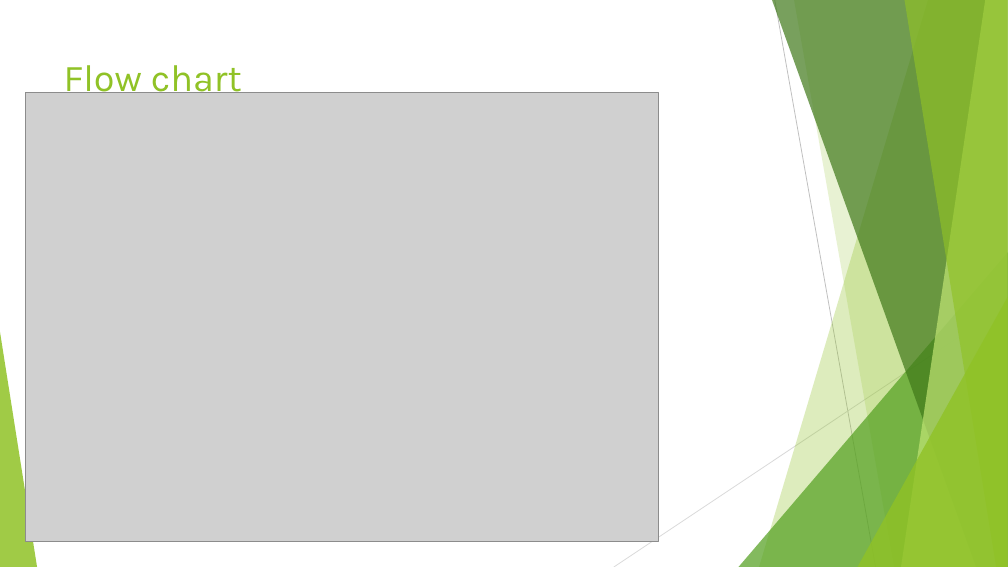
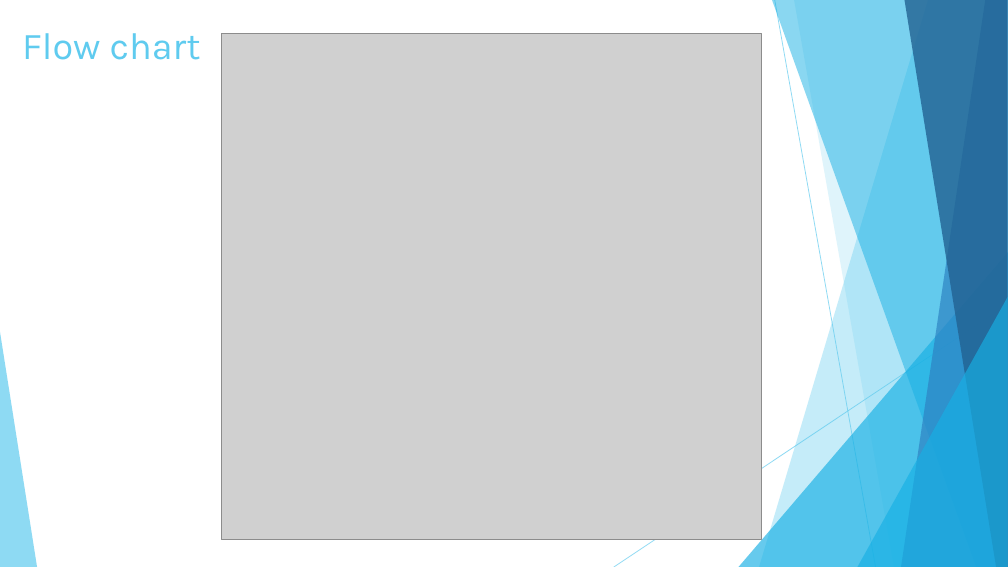
Before and after one commit to CHINTHATHANMAI/software-testing-Lab, a slide deck: slide 5 of life insurance 1.pptx. Drawn at 1008x567 pixels with LibreOffice and Linux fonts; fonts in the diff are those of the drawing; grey boxes stand for pictures. Boxes give left, top, right and bottom in pixels: in the first picture for what was removed or moved away, otherwise in the second. Text is boxed around its words. In the diff, an @@ line names an element or a change of style, - is before the commit and + after.

```diff
--- a/life insurance 1.pptx
+++ b/life insurance 1.pptx
@@ title "Flow chart": place and size @@
-title "Flow chart" at (64, 65, 242, 101)
+title "Flow chart" at (22, 33, 201, 60)
@@ title "Flow chart" at (22, 33, 201, 60): text colour #90C226 to #5FCBEF @@
@@ freeform shape at (759, 0, 1008, 567): fill #90C226 at 30% opacity to #5FCBEF at 36% opacity @@
@@ freeform shape at (772, 0, 1008, 567): fill #3F7819 at 70% opacity to #17B0E4 at 50% opacity @@
@@ line (775, 0) - (876, 567): stroke #BFBFBF 0.75 pt to #5FCBEF 0.75 pt @@
@@ freeform shape at (794, 0, 1008, 567): fill #90C226 at 20% opacity to #5FCBEF at 20% opacity @@
@@ freeform shape at (901, 0, 1008, 567): fill #C0E474 at 70% opacity to #2E83C3 at 70% opacity @@
@@ freeform shape at (904, 0, 1008, 567): fill #90C226 at 65% opacity to #226292 at 80% opacity @@
@@ picture: place and size @@
-picture at (25, 92, 659, 541)
+picture at (222, 33, 762, 539)
@@ triangle at (739, 252, 1008, 567): fill #54A021 at 72% opacity to #17B0E4 at 66% opacity @@
@@ triangle at (858, 297, 1008, 567): fill #90C226 at 80% opacity to #17B0E4 at 66% opacity @@
@@ line (1008, 305) - (614, 567): stroke #D9D9D9 0.75 pt to #5FCBEF 0.75 pt @@
@@ triangle at (0, 332, 37, 567): fill #90C226 at 85% opacity to #5FCBEF at 70% opacity @@
```
Also in this commit, not shown: 7 other slides changed, 8 slides added, 6 slides removed.
